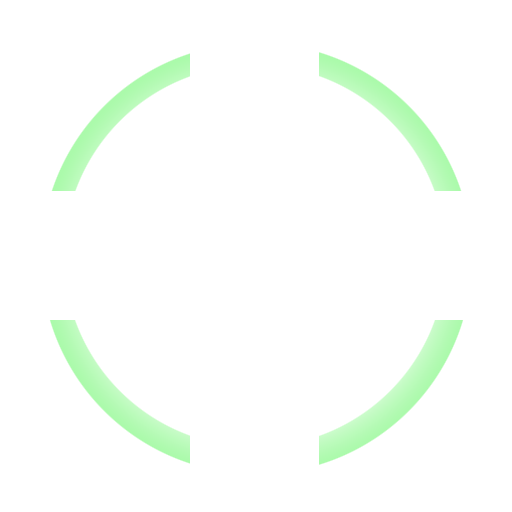
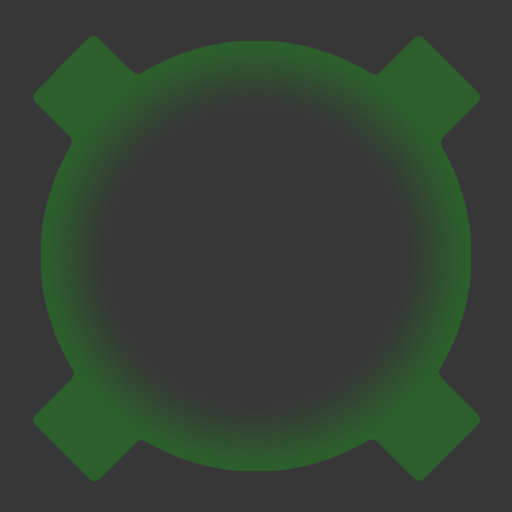
Revision of a layered 512px x 512px image; what changed, layer by layer:
added layer "Layer 5" above "Ellipse 1" over [32,35,481,482]
hid "Layer 0 copy" over [49,52,464,465]
showed "Layer 1" over [0,0,512,512]
